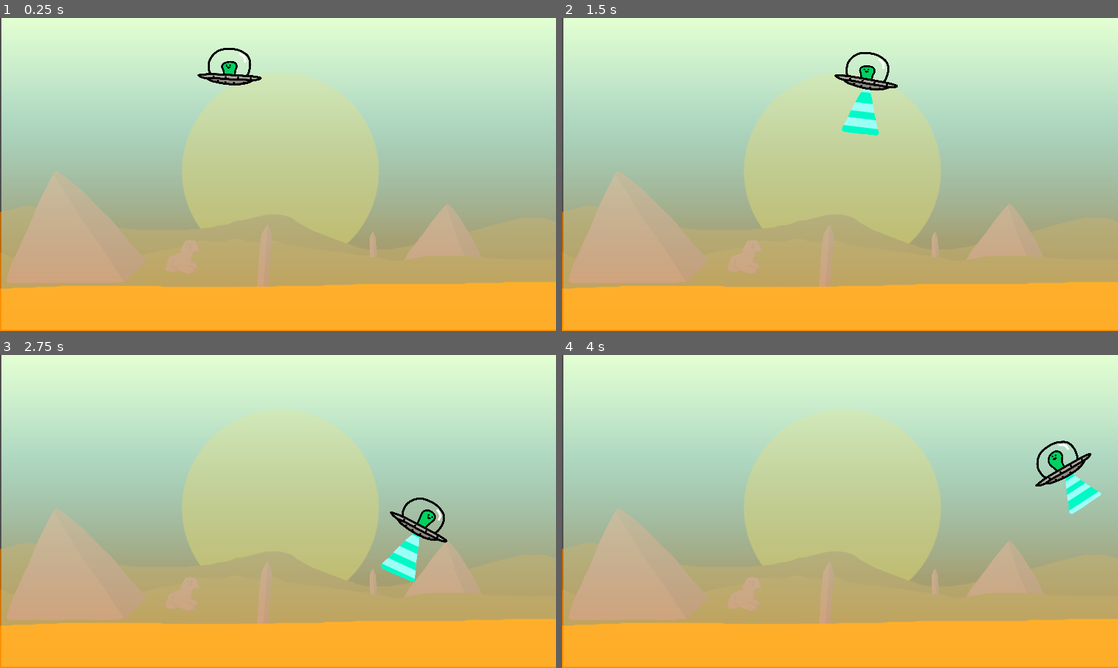
Above: before the commit, frames 1-4 (two rows, left to right).
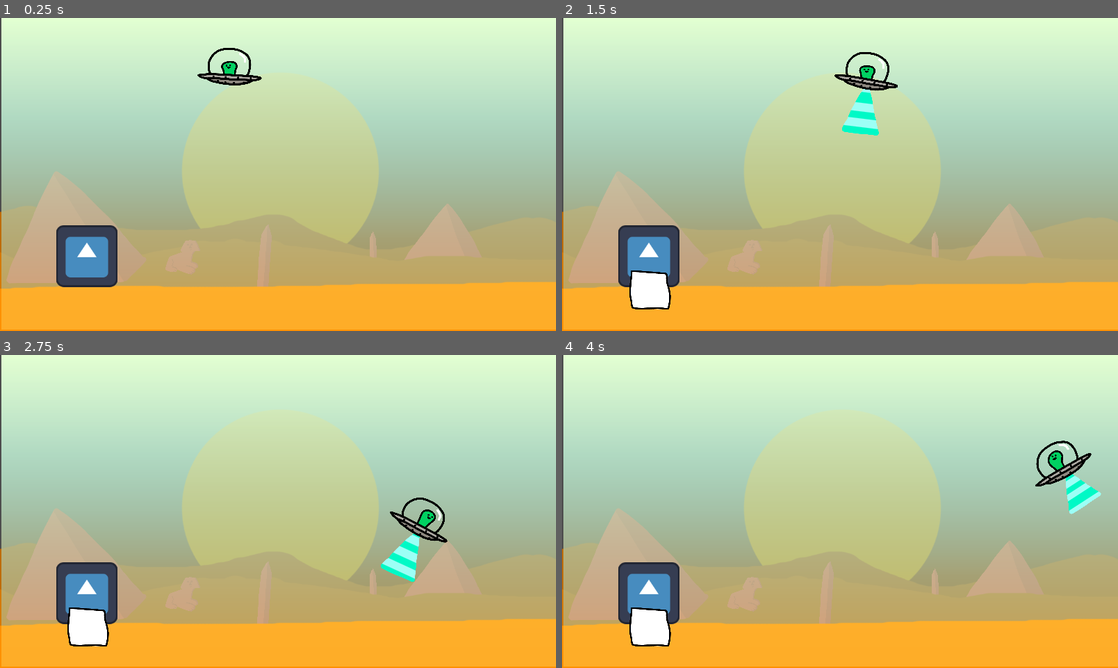
Above: after the commit, the same moments.

Repository: kilmanio/gamejam2024
Game: Godot game, scene res://gametest.tscn
The game is run twice, just before and just after one commit, with the same random seed, the same clock (stepped at 60 frames per second) and the same inputs. The engine's default icon, where the game draws it, is replaced by a stand-in: a white triangle on a blue panel in a dark square.
Inputs:
- Up to frame 1 (0.25 s): no input
- Up to frame 2 (1.5 s): hold Right (ui_right) 0.53-1.28 s; tap Space (ui_select) at 0.77 s; hold Down (ui_down) from 1.28 s (still down)
- Up to frame 3 (2.75 s): tap Space (ui_select) at 1.52 s; release Down (ui_down) at 2.03 s; hold Right (ui_right) from 2.03 s (still down)
- Up to frame 4 (4 s): release Right (ui_right) at 2.78 s; hold Up (ui_up) 2.78-3.53 s; tap Space (ui_select) at 3.02, 3.77 s; hold Left (ui_left) from 3.53 s (still down)

The runs differ from the first frame. In frame 1, 2.2% of the frame differs, in the area x 10-22%, y 66-86%; in frame 2, 2.7%, in the area x 10-22%, y 66-94%; in frame 3, 2.7%; in frame 4, 2.7%.

Commit message:
Add block_spawner

Diff:
--- a/block_spawner.gd
+++ b/block_spawner.gd
@@ -1,7 +1,7 @@
 extends Node2D
 
 var scene_to_instance = preload("res://block.tscn")
-var timer = 5
+var timer = 1
 
 # Called when the node enters the scene tree for the first time.
 func _ready() -> void:
@@ -15,9 +15,9 @@
 		timer -= delta
 
 	if timer <= 0:
+		timer = 5
 		spawn_block()
 
 func spawn_block():
 	var object = scene_to_instance.instantiate()
-	object.position = position
 	call_deferred("add_child",object)
--- a/gametest.tscn
+++ b/gametest.tscn
@@ -1,12 +1,17 @@
-[gd_scene load_steps=5 format=3 uid="uid://dnsp5txuw6eto"]
+[gd_scene load_steps=6 format=3 uid="uid://dnsp5txuw6eto"]
 
 [ext_resource type="Script" path="res://game.gd" id="1_gkpnp"]
 [ext_resource type="PackedScene" uid="uid://dqy1pwjl8hghv" path="res://floor.tscn" id="1_jda8s"]
 [ext_resource type="PackedScene" uid="uid://crsojgydks7ji" path="res://ship.tscn" id="2_4bkxq"]
 [ext_resource type="PackedScene" uid="uid://cb1sgodtqtr3y" path="res://scenes/background.tscn" id="2_djvyx"]
+[ext_resource type="PackedScene" uid="uid://b350dganfqht3" path="res://block_spawner.tscn" id="2_pqhjv"]
 
 [node name="Node2D" type="Node2D"]
 script = ExtResource("1_gkpnp")
+
+[node name="Node2D" parent="." instance=ExtResource("2_pqhjv")]
+z_index = 1
+position = Vector2(178, 496)
 
 [node name="Background" parent="." instance=ExtResource("2_djvyx")]
 
